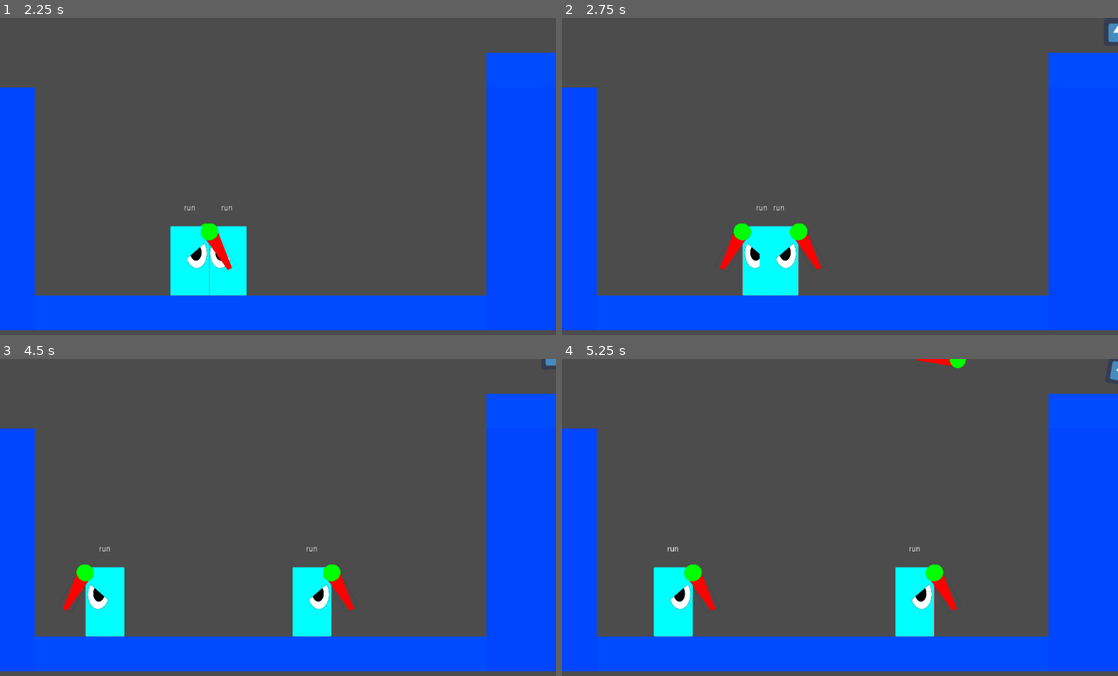
Above: before the commit, frames 1-4 (two rows, left to right).
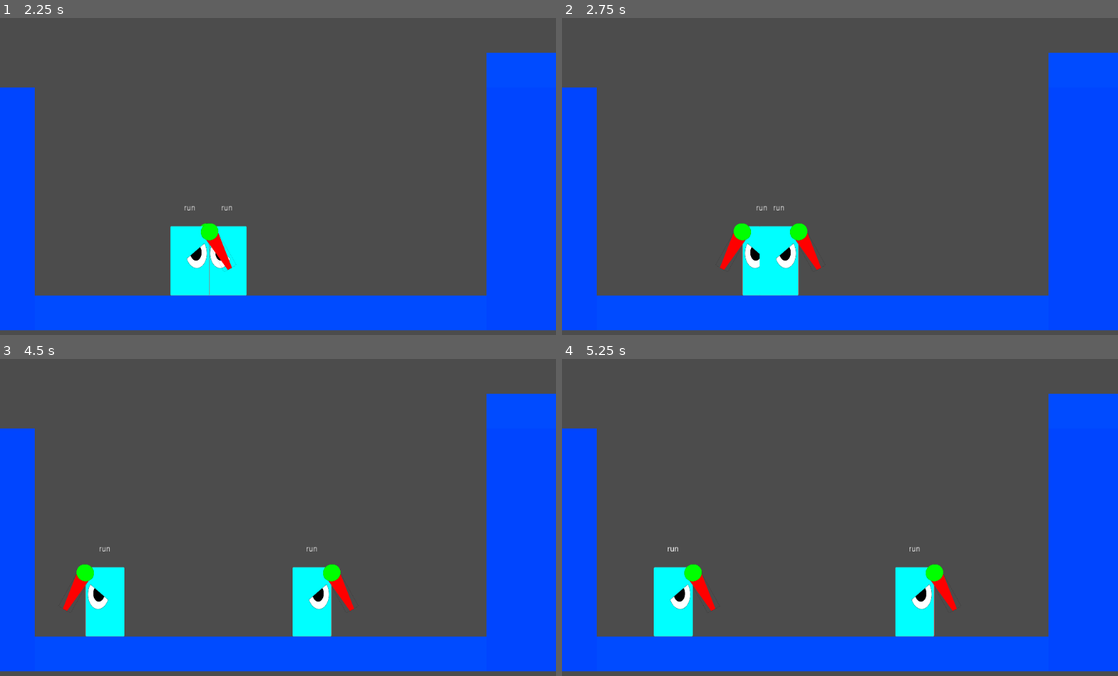
Above: after the commit, the same moments.

Repository: MellowM00se/Godot_Game_Jam
Game: Godot game, scene res://Environment/Level.tscn
Same seed, same stepped clock (60 frames per second), same inputs: the game is played once before the commit and once after it. The project has no main scene, so this scene is started directly. The engine's default icon, where the game draws it, is replaced by a stand-in: a white triangle on a blue panel in a dark square.
Inputs:
- Up to frame 1 (2.25 s): hold Right (move_right) 0.53-2.03 s; tap Space (jump) at 0.77, 1.52 s; hold Left (move_left) from 2.03 s (still down)
- Up to frame 2 (2.75 s): keep holding Left (move_left)
- Up to frame 3 (4.5 s): release Left (move_left) at 2.78 s; hold Right (move_right) 2.78-4.28 s; tap Space (jump) at 3.02, 3.77 s; hold Left (move_left) from 4.28 s (still down)
- Up to frame 4 (5.25 s): tap Space (jump) at 4.52 s; release Left (move_left) at 5.03 s; hold Right (move_right) from 5.03 s (still down)

Frame 1 is identical in both runs. In frame 2, 0.1% of the frame differs, in the area x 98-100%, y 1-8%; in frame 3, less than 0.1%; in frame 4, 0.2%, in the area x 63-100%, y 0-7%.

Commit message:
rangedEnemy bug fixed

Diff:
--- a/Actors/Enemies/MeleeEnemy.tscn
+++ b/Actors/Enemies/MeleeEnemy.tscn
@@ -4,11 +4,6 @@
 [ext_resource path="res://Scripts/Enemies/MeleeStateMachine.gd" type="Script" id=2]
 [ext_resource path="res://Scripts/Enemies/MeleeEnemy.gd" type="Script" id=3]
 [ext_resource path="res://Assets/Sprites/Weapon.png" type="Texture" id=4]
-
-
-
-
-
 
 [sub_resource type="RectangleShape2D" id=1]
 extents = Vector2( 64, 80 )
--- a/Actors/Enemies/RangedEnemies.tscn
+++ b/Actors/Enemies/RangedEnemies.tscn
@@ -5,20 +5,13 @@
 [ext_resource path="res://Assets/Sprites/Weapon.png" type="Texture" id=3]
 [ext_resource path="res://Assets/Sprites/Character.png" type="Texture" id=4]
 
-
-
-
-
-
-
-[sub_resource type="RectangleShape2D" id=5]
+[sub_resource type="RectangleShape2D" id=1]
 extents = Vector2( 448, 176 )
 
-[sub_resource type="RectangleShape2D" id=1]
+[sub_resource type="RectangleShape2D" id=2]
 extents = Vector2( 64, 96 )
 
-[sub_resource type="Animation" id=2]
-resource_name = "attack"
+[sub_resource type="Animation" id=3]
 length = 0.5
 tracks/0/type = "value"
 tracks/0/path = NodePath("pivot/Sprite:scale")
@@ -71,8 +64,7 @@
 } ]
 }
 
-[sub_resource type="Animation" id=3]
-resource_name = "idle"
+[sub_resource type="Animation" id=4]
 length = 0.1
 loop = true
 tracks/0/type = "value"
@@ -112,8 +104,7 @@
 "values": [ Vector2( 7.62939e-06, 5.82077e-11 ) ]
 }
 
-[sub_resource type="Animation" id=4]
-resource_name = "reload"
+[sub_resource type="Animation" id=5]
 length = 0.3
 tracks/0/type = "value"
 tracks/0/path = NodePath("pivot/Sprite:visible")
@@ -197,9 +188,9 @@
 script = ExtResource( 2 )
 
 [node name="AnimationPlayer" type="AnimationPlayer" parent="."]
-anims/attack = SubResource( 2 )
-anims/idle = SubResource( 3 )
-anims/reload = SubResource( 4 )
+anims/attack = SubResource( 3 )
+anims/idle = SubResource( 4 )
+anims/reload = SubResource( 5 )
 
 [node name="reload" type="Timer" parent="."]
 wait_time = 0.4
--- a/Environment/Level.tscn
+++ b/Environment/Level.tscn
@@ -3,13 +3,6 @@
 [ext_resource path="res://Actors/Enemies/MeleeEnemy.tscn" type="PackedScene" id=1]
 [ext_resource path="res://icon.png" type="Texture" id=2]
 [ext_resource path="res://Actors/Enemies/RangedEnemies.tscn" type="PackedScene" id=3]
-
-
-
-
-
-
-
 
 [sub_resource type="PhysicsMaterial" id=1]
 bounce = 0.5
@@ -32,7 +25,7 @@
 [node name="RigidBody2D" type="RigidBody2D" parent="." groups=[
 "player",
 ]]
-position = Vector2( 2048, -576 )
+position = Vector2( 4359.27, -539.181 )
 mass = 1.0102
 physics_material_override = SubResource( 1 )
 
@@ -56,15 +49,16 @@
 [node name="CollisionPolygon2D" type="CollisionPolygon2D" parent="floor/floor"]
 polygon = PoolVector2Array( 128, 512, 1792, 512, 1792, 640, 128, 640 )
 
-[node name="floor2" type="StaticBody2D" parent="floor"]
+[node name="floor2" type="StaticBody2D" parent="floor/floor"]
+position = Vector2( 0, -512 )
 collision_layer = 8
 collision_mask = 15
 
-[node name="Polygon2D" type="Polygon2D" parent="floor/floor2"]
+[node name="Polygon2D" type="Polygon2D" parent="floor/floor/floor2"]
 color = Color( 0, 0.27451, 1, 1 )
 polygon = PoolVector2Array( 1792, 1024, 1792, 1152, 2048, 1152, 2048, 1152, 2048, 256, 1792, 256 )
 
-[node name="CollisionPolygon2D" type="CollisionPolygon2D" parent="floor/floor2"]
+[node name="CollisionPolygon2D" type="CollisionPolygon2D" parent="floor/floor/floor2"]
 polygon = PoolVector2Array( 1792, 1152, 2048, 1152, 2048, 256, 1792, 256 )
 
 [node name="floor4" type="StaticBody2D" parent="floor"]
@@ -79,6 +73,18 @@
 [node name="CollisionPolygon2D" type="CollisionPolygon2D" parent="floor/floor4"]
 polygon = PoolVector2Array( 128, 512, 1792, 512, 1792, 640, 128, 640 )
 
+[node name="floor5" type="StaticBody2D" parent="floor"]
+position = Vector2( 3185.02, -384 )
+collision_layer = 8
+collision_mask = 15
+
+[node name="Polygon2D" type="Polygon2D" parent="floor/floor5"]
+color = Color( 0, 0.298039, 1, 1 )
+polygon = PoolVector2Array( 128, 512, 128, 608, 128, 640, 1792, 640, 1792, 512 )
+
+[node name="CollisionPolygon2D" type="CollisionPolygon2D" parent="floor/floor5"]
+polygon = PoolVector2Array( 128, 512, 1792, 512, 1792, 640, 128, 640 )
+
 [node name="floor3" type="StaticBody2D" parent="floor"]
 position = Vector2( -1920, 0 )
 collision_layer = 8
--- a/Scripts/Enemies/RangedEnemies.gd
+++ b/Scripts/Enemies/RangedEnemies.gd
@@ -28,10 +28,10 @@
 
 func fireBullet():
 	var bullet = bulletPath.instance()
+	get_parent().add_child(bullet)
+	bullet.global_position =  $pivot.global_position
+	bullet.direction = direction
 
-	bullet.position =  $pivot/attackPos.global_position
-	bullet.direction = direction
-	get_parent().add_child(bullet)
 	canAttack = false
 	$reload.start()
 
Not shown: 2 places in Actors/Enemies/RangedEnemies.tscn that only renumber resources
